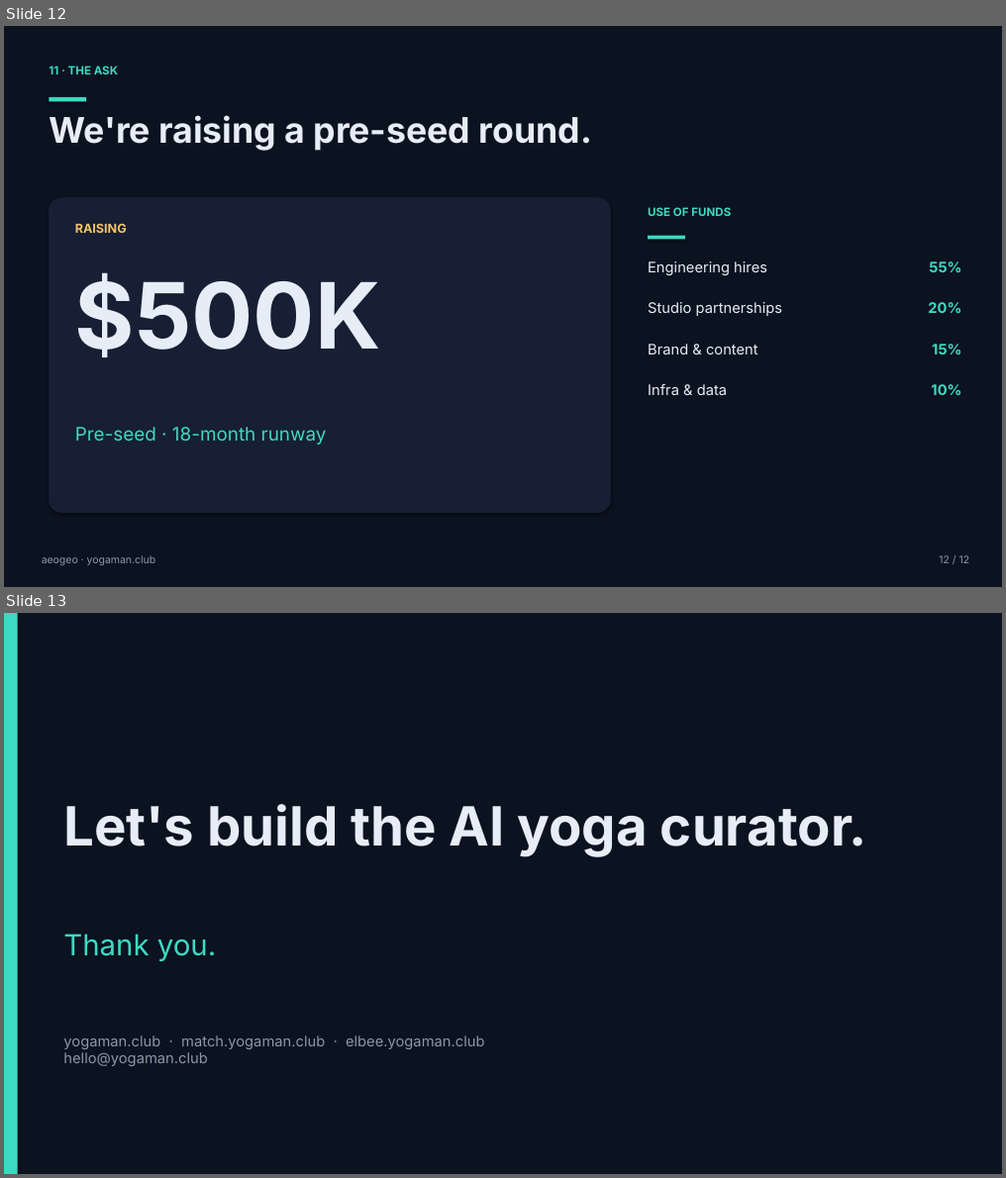
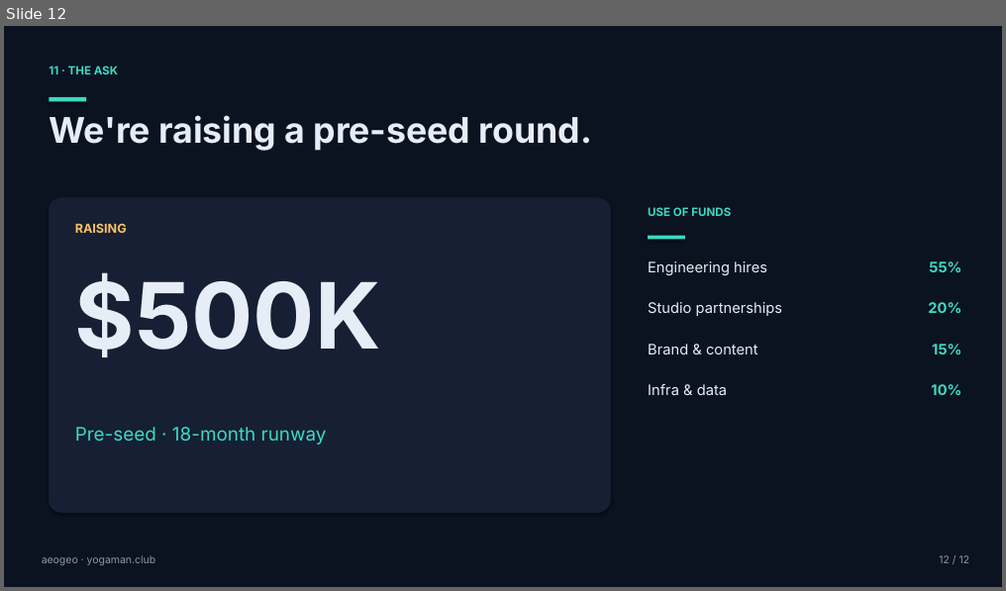
Before and after one commit to prgrms-aibe-devcourse/AIBE5_FinalProject_Team11, a slide deck: pitch/aeogeo_pitch_deck.pptx. Shown one above the other, each under a label of ours: slides 12 and 13 before the commit, slide 12 after it. The pictures are 1006x1178 and 1006x591 pixels, drawn with LibreOffice and Linux fonts; fonts in the diff are those of the drawing. Boxes give left, top, right and bottom in pixels: in the first picture for what was removed or moved away, otherwise in the second. Text is boxed around its words. In the diff, an @@ line names an element or a change of style, - is before the commit and + after.

```diff
--- a/pitch/aeogeo_pitch_deck.pptx
+++ b/pitch/aeogeo_pitch_deck.pptx
@@ slide 13 removed at [4, 613, 1002, 1174], background #FFFFFF @@
@@ rectangle removed at [4, 613, 1002, 1174] @@
@@ rectangle removed at [4, 613, 18, 1174] @@
@@ text removed at [63, 804, 867, 858] @@
-Let's build the AI yoga curator.
@@ text removed at [63, 934, 216, 961] @@
-Thank you.
@@ text removed at [63, 1036, 484, 1066] @@
-yogaman.club · match.yogaman.club · elbee.yogaman.club
-hello@yogaman.club
```
Also in this commit, not shown: 7 slides changed, 3 slides added, 2 other slides removed, 10 other files.
